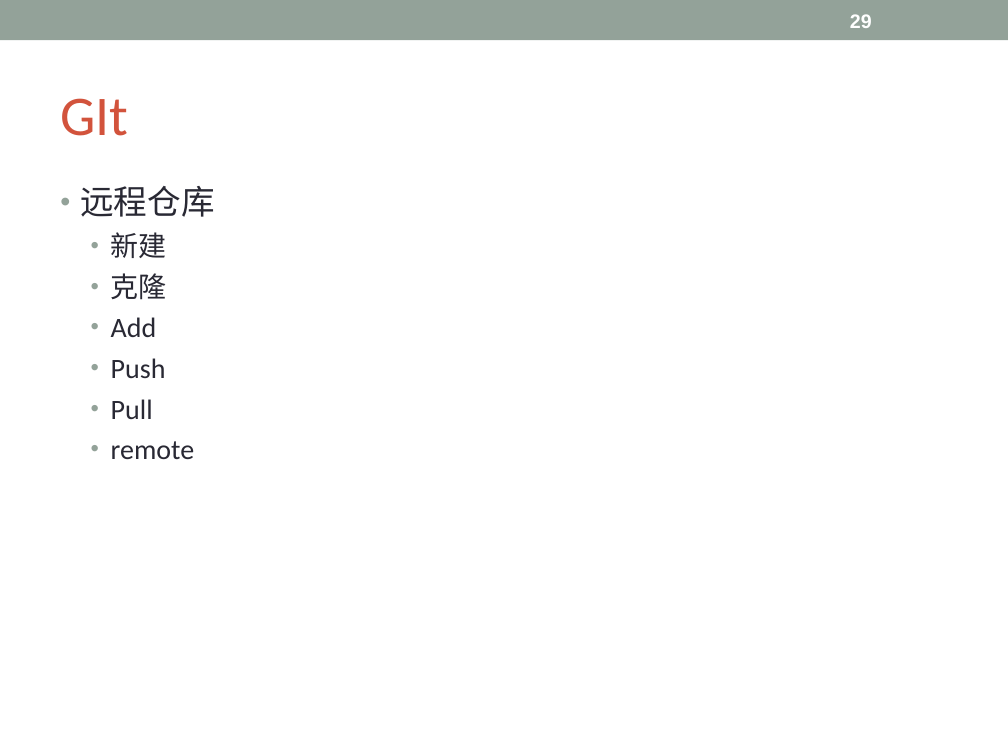
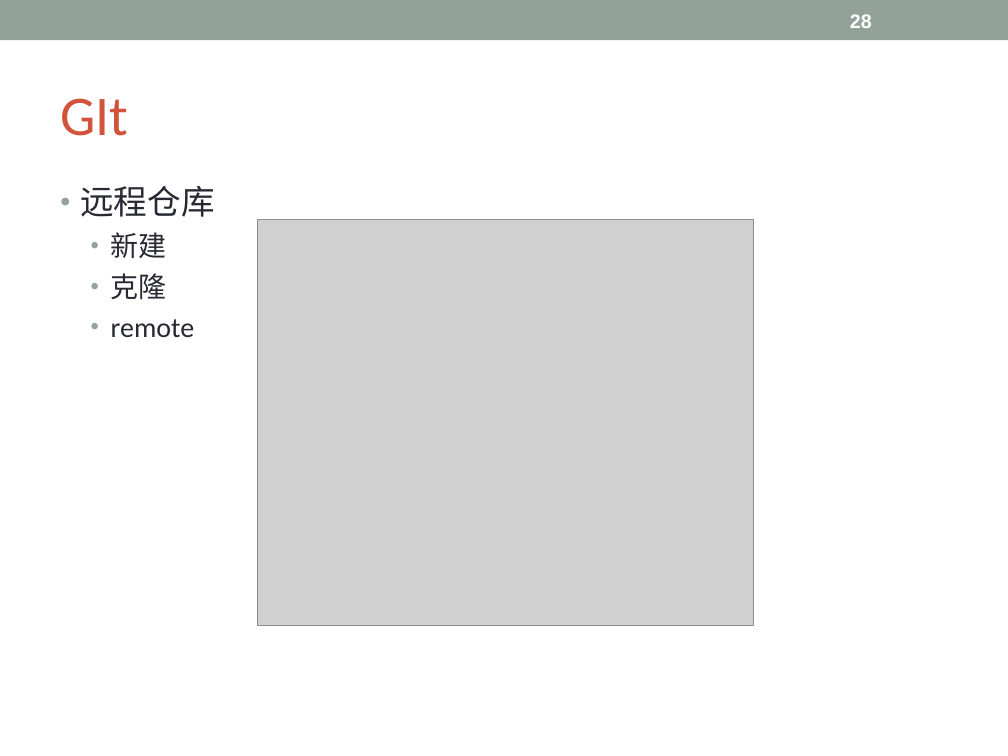
Before and after one commit to Lyon-NEU/Git, a slide deck: slide 28 of git.ppt (slide 29 before the commit). Drawn at 1008x756 pixels with LibreOffice and Linux fonts; fonts in the diff are those of the drawing; grey boxes stand for pictures. Boxes give left, top, right and bottom in pixels: in the first picture for what was removed or moved away, otherwise in the second. Text is boxed around its words. In the diff, an @@ line names an element or a change of style, - is before the commit and + after.

```diff
--- a/git.ppt
+++ b/git.ppt
@@ page number at (850, 14, 872, 28): text changed @@
-29
+28
@@ picture added at (258, 220, 754, 626) @@
@@ text at (111, 317, 166, 419): paragraphs removed @@
-  • Add
-  • Push
-  • Pull
```
Also in this commit, not shown: 15 other slides changed, 10 slides added, 5 slides removed.
